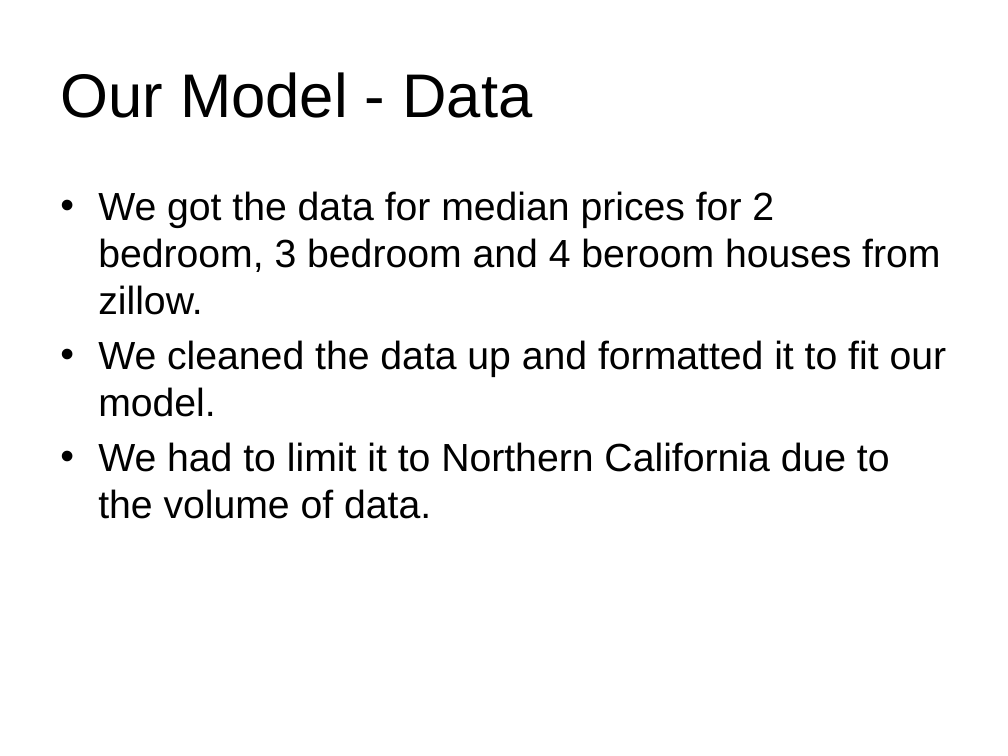
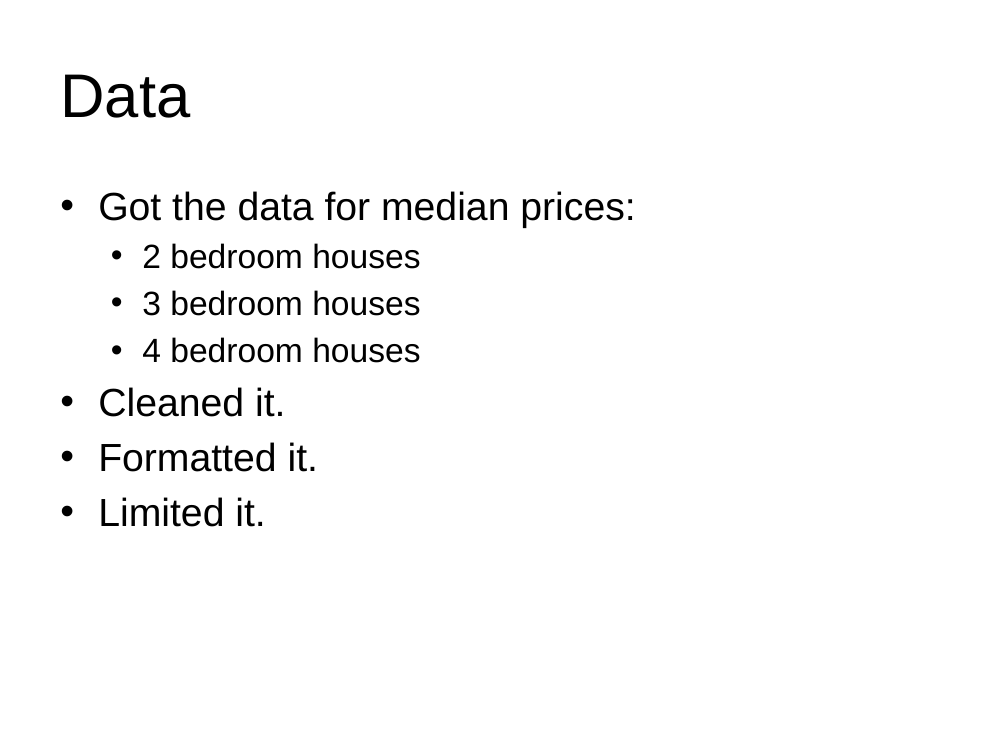
Before and after one commit to taposh/decision_science, a slide deck: slide 8 of Final_Presentation.pptx. Drawn at 1008x756 pixels with LibreOffice and Linux fonts; fonts in the diff are those of the drawing; background and template pictures are left out. Boxes give left, top, right and bottom in pixels: in the first picture for what was removed or moved away, otherwise in the second. Text is boxed around its words. In the diff, an @@ line names an element or a change of style, - is before the commit and + after.

```diff
--- a/Final_Presentation.pptx
+++ b/Final_Presentation.pptx
@@ title at [60, 74, 190, 118]: text changed @@
-Our Model - Data
+Data
@@ text at [98, 191, 635, 527]: text changed @@
-• We got the data for median prices for 2 bedroom, 3 bedroom and 4 beroom houses from zillow.
-• We cleaned the data up and formatted it to fit our model.
-• We had to limit it to Northern California due to the volume of data.
+• Got the data for median prices:
+  • 2 bedroom houses
+  • 3 bedroom houses
+  • 4 bedroom houses
+• Cleaned it.
+• Formatted it.
+• Limited it.
```
Also in this commit, not shown: 3 other slides changed.
